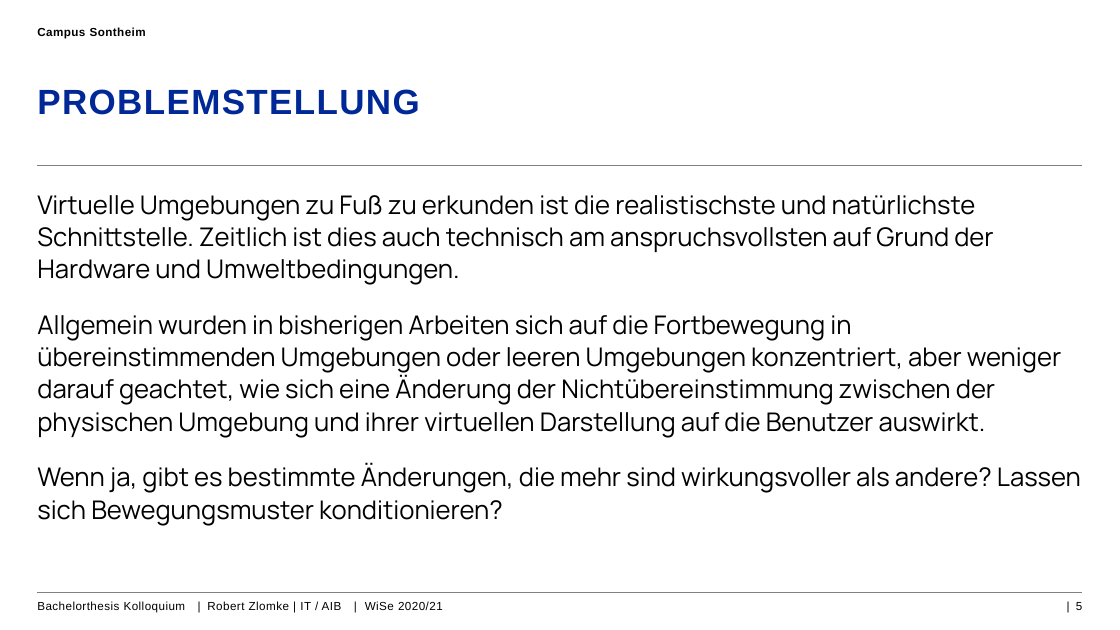
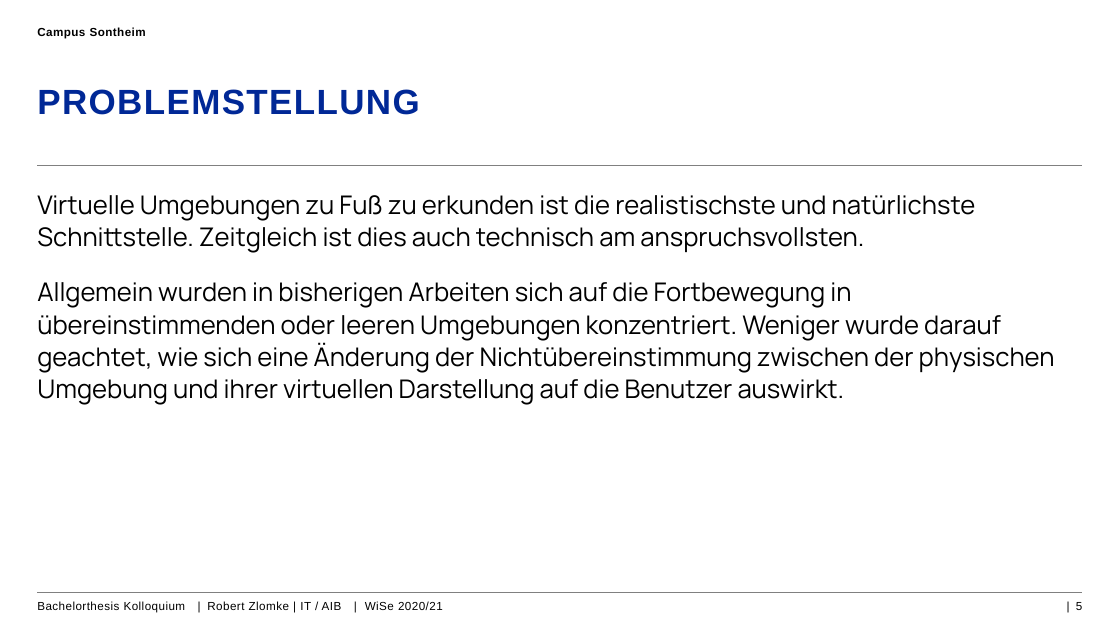
Before and after one commit to RobZlo/Studium, a slide deck: slide 5 of Kolloquium_Präsentation_RobertZlomle.pptx. Drawn at 1120x630 pixels with LibreOffice and Linux fonts; fonts in the diff are those of the drawing; background and template pictures are left out. Boxes give left, top, right and bottom in pixels: in the first picture for what was removed or moved away, otherwise in the second. Text is boxed around its words. In the diff, an @@ line names an element or a change of style, - is before the commit and + after.

Commit message:
Presentation

```diff
--- a/Kolloquium_Präsentation_RobertZlomle.pptx
+++ b/Kolloquium_Präsentation_RobertZlomle.pptx
@@ text at bbox=[37, 195, 1055, 405]: text changed @@
-Virtuelle Umgebungen zu Fuß zu erkunden ist die realistischste und natürlichste Schnittstelle. Zeitlich ist dies auch technisch am anspruchsvollsten auf Grund der Hardware und Umweltbedingungen.
-Allgemein wurden in bisherigen Arbeiten sich auf die Fortbewegung in übereinstimmenden Umgebungen oder leeren Umgebungen konzentriert, aber weniger darauf geachtet, wie sich eine Änderung der Nichtübereinstimmung zwischen der physischen Umgebung und ihrer virtuellen Darstellung auf die Benutzer auswirkt.
-Wenn ja, gibt es bestimmte Änderungen, die mehr sind wirkungsvoller als andere? Lassen sich Bewegungsmuster konditionieren?
+Virtuelle Umgebungen zu Fuß zu erkunden ist die realistischste und natürlichste Schnittstelle. Zeitgleich ist dies auch technisch am anspruchsvollsten.
+Allgemein wurden in bisherigen Arbeiten sich auf die Fortbewegung in übereinstimmenden oder leeren Umgebungen konzentriert. Weniger wurde darauf geachtet, wie sich eine Änderung der Nichtübereinstimmung zwischen der physischen Umgebung und ihrer virtuellen Darstellung auf die Benutzer auswirkt.
```
Also in this commit, not shown: 7 other slides changed, 1 slide added, 5 other files.
